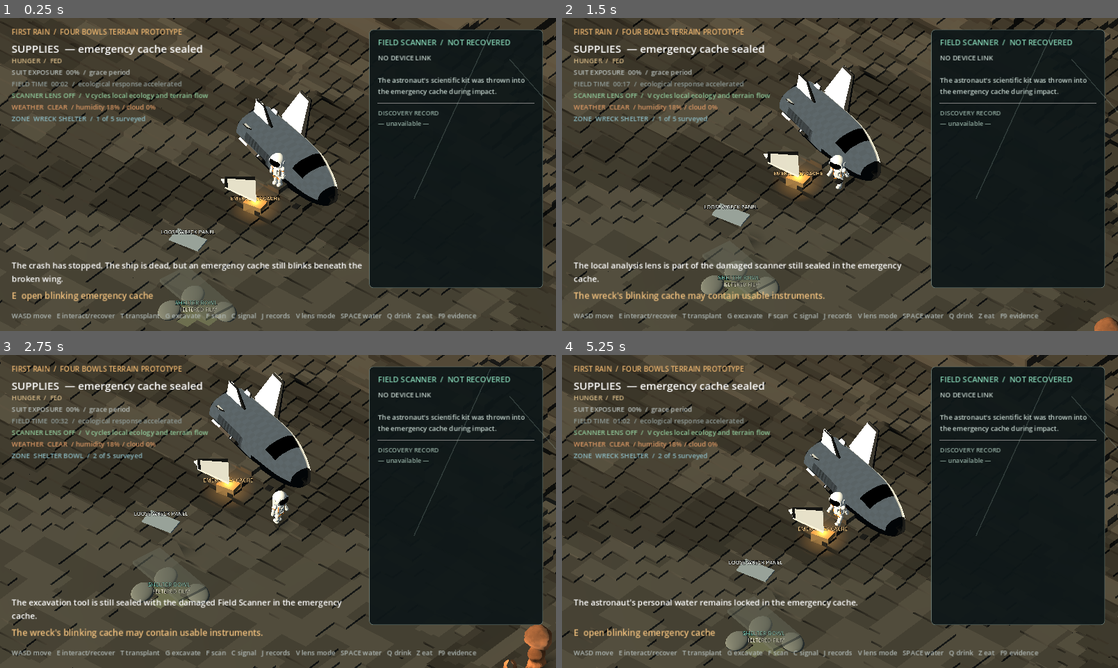
Above: before the commit, frames 1-4 (two rows, left to right).
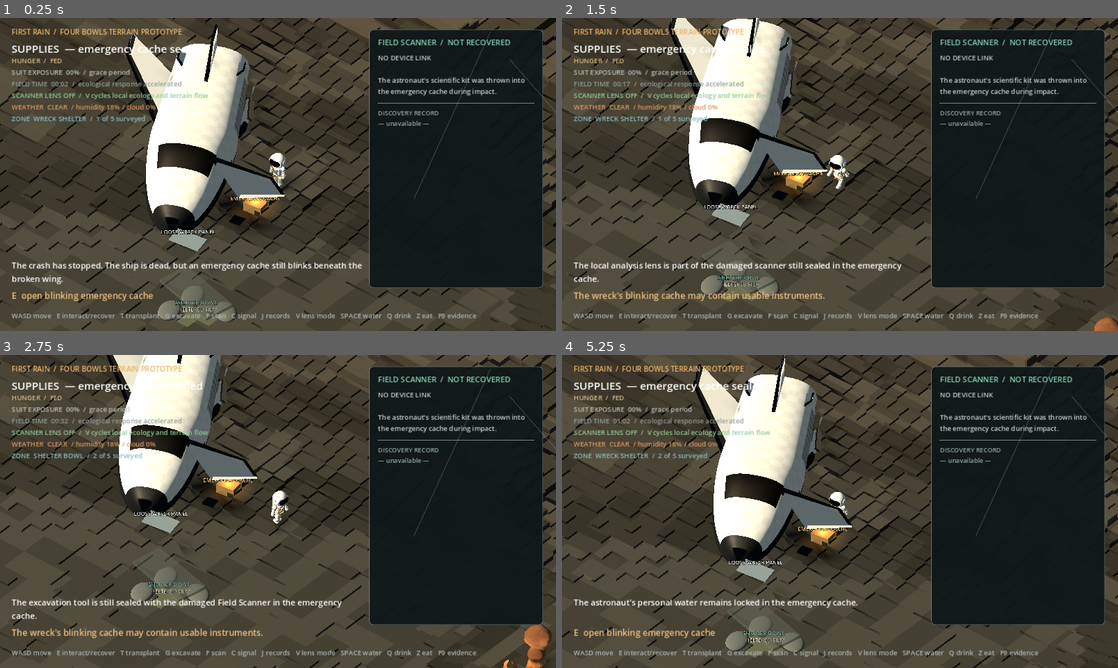
Above: after the commit, the same moments.

Repository: mmullen200/first-rain
Game: Godot game, scene res://main.tscn
Two runs of this game, one before a commit and one after it. Both use one fixed random seed, a clock stepped at 60 frames per second and the inputs below.
Inputs:
- Up to frame 1 (0.25 s): no input
- Up to frame 2 (1.5 s): tap Enter at 0.5 s; hold D 0.53-1.28 s; tap F at 0.6 s; tap Space at 0.77 s; hold S from 1.28 s (still down); tap V at 1.35 s
- Up to frame 3 (2.75 s): tap Space at 1.52 s; release S at 2.03 s; hold D from 2.03 s (still down); tap G at 2.1 s
- Up to frame 4 (5.25 s): release D at 2.78 s; hold W 2.78-3.53 s; tap C at 2.85 s; tap Space at 3.02, 3.77, 4.52 s; hold A 3.53-5.03 s; tap E at 3.6 s; tap T at 4.35 s; hold S from 5.03 s (still down); tap Q at 5.1 s

The runs differ from the first frame. In frame 1, 13% of the frame differs, in the area x 22-67%, y 2-70%; in frame 2, 13%; in frame 3, 11%; in frame 4, 13%, in the area x 23-66%, y 0-68%.

Commit message:
Enlarge the spaceplane wreck so the astronaut could fit inside
The wreck is scaled up 1.75x to about 10.5 m long with a hull taller than the
astronaut. It now lies west of the start with its nose toward the camera, so
it stays clear of the scanner panel, mirrored so its torn wing leans against
the hull over the emergency cache.

Co-Authored-By: Claude Opus 5.5 <noreply@anthropic.com>
Claude-Session: https://claude.ai/code/session_01Jd1BUfEtfwTZSgkEcDrAkt

Diff:
--- a/prototypes/godot-first-interaction/main.gd
+++ b/prototypes/godot-first-interaction/main.gd
@@ -584,11 +584,13 @@
 	# Wreckage sits on the surveyed 6.9 m flank above the Shelter Bowl.
 	var wreck_world: Vector2 = ecology.world_position(EcologyGridModel.WRECK_CELL.x, EcologyGridModel.WRECK_CELL.y)
 	var wreck_height: float = ecology.terrain_height(EcologyGridModel.WRECK_CELL)
-	# The spaceplane lies just north of the start, nose toward the camera, with
-	# its torn right wing propped over the emergency cache.
+	# The spaceplane lies just west of the start, nose toward the camera and
+	# clear of the scanner panel. It is mirrored so the side that lost its wing
+	# faces the start, with the torn wing propped over the emergency cache.
 	var spaceplane: Node3D = WreckSpaceplane.new()
-	spaceplane.position = Vector3(wreck_world.x - 0.3, wreck_height, wreck_world.y - 1.45)
-	spaceplane.rotation.y = 1.32
+	spaceplane.position = Vector3(wreck_world.x - 4.2, wreck_height, wreck_world.y + 0.9)
+	spaceplane.rotation.y = 0.52
+	spaceplane.scale.x = -spaceplane.scale.x
 	add_child(spaceplane)
 	var cache_world := Vector2(wreck_world.x - 0.15, wreck_world.y + 1.38)
 	var cache_height: float = ecology.terrain_height(ecology.world_to_cell(cache_world))
--- a/prototypes/godot-first-interaction/wreck_spaceplane.gd
+++ b/prototypes/godot-first-interaction/wreck_spaceplane.gd
@@ -4,10 +4,13 @@
 # The crashed spaceplane: a lifting-body shuttle with a white tiled upper hull,
 # black heat-shield belly and nose cap, a canted outboard wing each side and a
 # central tail fin. It came down nose-first and slewed onto its right side; the
-# right wing tore off and lies propped beside the hull. Presentation only: it
+# right wing tore off and leans against the hull. Presentation only: it
 # has no collision and no gameplay state. Nose faces local +Z, the ground is
-# y = 0, and the right side is local -X.
-
+# y = 0, and the right side is local -X. Dimensions below are drawn at model
+# scale and the whole wreck is enlarged by SIZE, so it is about 10.5 m long
+# and its cabin is tall enough to hold the astronaut.
+
+const SIZE := 1.75
 const LENGTH := 6.0
 const HALF_WIDTH := 1.1
 const TOP_HEIGHT := 0.95
@@ -32,6 +35,7 @@
 
 func _init() -> void:
 	name = "WreckSpaceplane"
+	scale = Vector3.ONE * SIZE
 	hull_material = _material(Color.WHITE, 0.5)
 	hull_material.vertex_color_use_as_albedo = true
 	white_material = _material(HULL_WHITE, 0.55)
@@ -76,8 +80,8 @@
 
 	var torn_wing := Node3D.new()
 	torn_wing.name = "TornWing"
-	torn_wing.position = Vector3(-2.35, 0.05, 0.35)
-	torn_wing.rotation = Vector3(0.0, 2.55, 0.42)
+	torn_wing.position = Vector3(-1.2, 1.1, 2.0)
+	torn_wing.rotation = Vector3(0.0, 2.55, -0.42)
 	add_child(torn_wing)
 	_build_wing(torn_wing, 1.0, 1.9, 0.22, 1.0)
 
Not shown, changed: prototypes/godot-first-interaction/README.md
